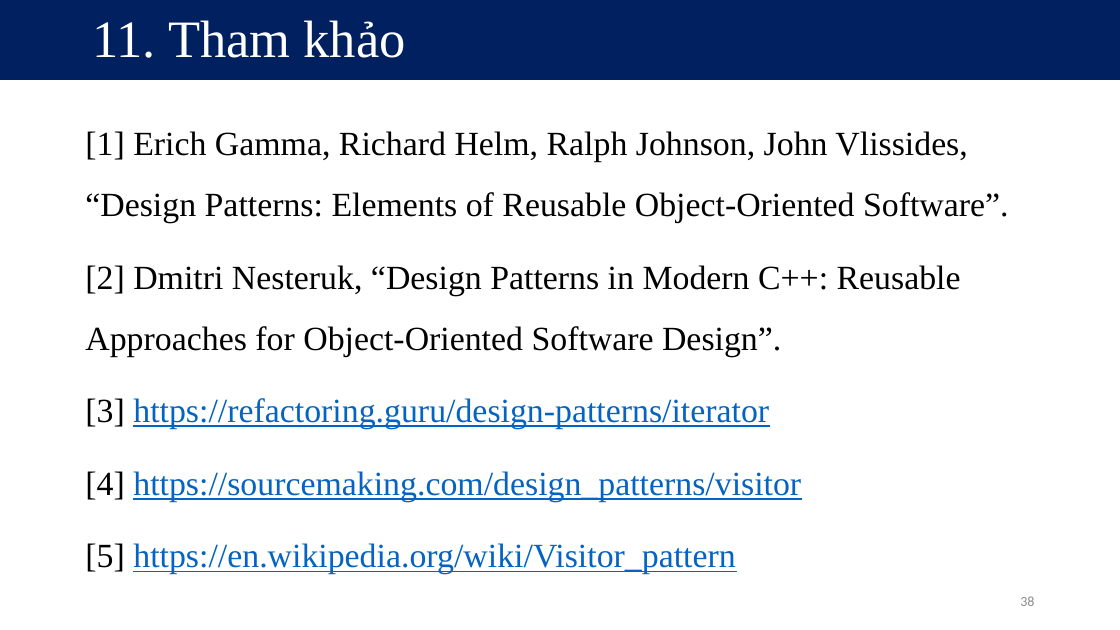
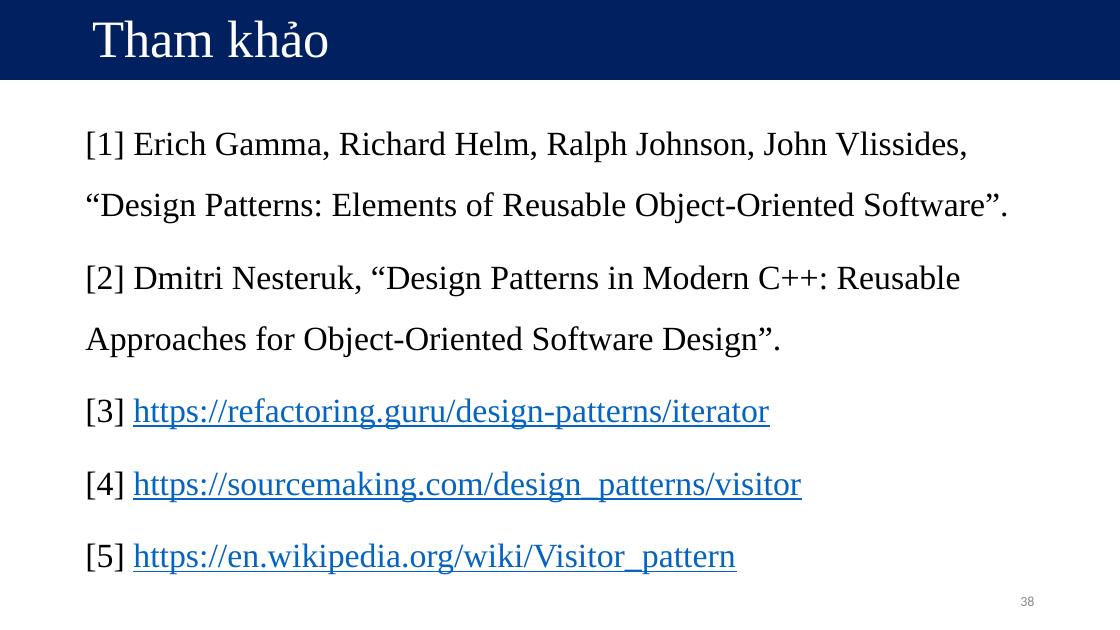
Before and after one commit to kieuconghau/lthdt-18clc1-09, a slide deck: slide 38 of Design Patterns/Design Patterns [Official]/Visitor/Visitor Design Pattern [Official].pptx. Drawn at 1120x630 pixels with LibreOffice and Linux fonts; fonts in the diff are those of the drawing. Boxes give left, top, right and bottom in pixels: in the first picture for what was removed or moved away, otherwise in the second. Text is boxed around its words. In the diff, an @@ line names an element or a change of style, - is before the commit and + after.

```diff
--- a/Design Patterns/Design Patterns [Official]/Visitor/Visitor Design Pattern [Official].pptx
+++ b/Design Patterns/Design Patterns [Official]/Visitor/Visitor Design Pattern [Official].pptx
@@ title at <box>92,20,330,58</box>: text changed @@
-11. Tham khảo
+Tham khảo
```
Also in this commit, not shown: 36 other slides changed, 38 other files.
